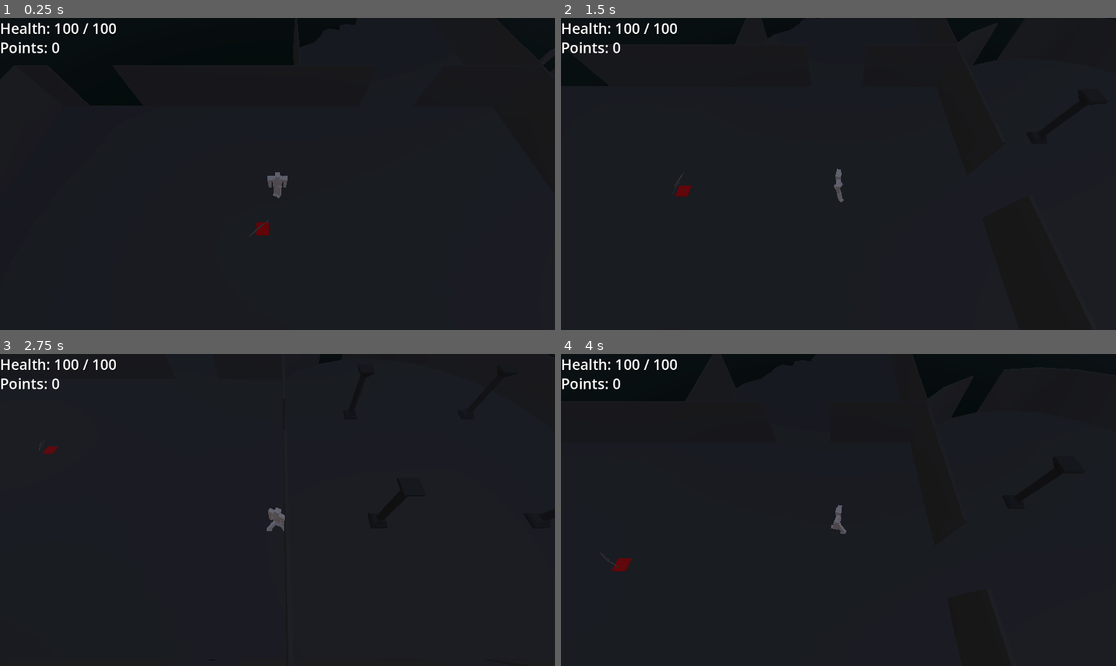
Above: before the commit, frames 1-4 (two rows, left to right).
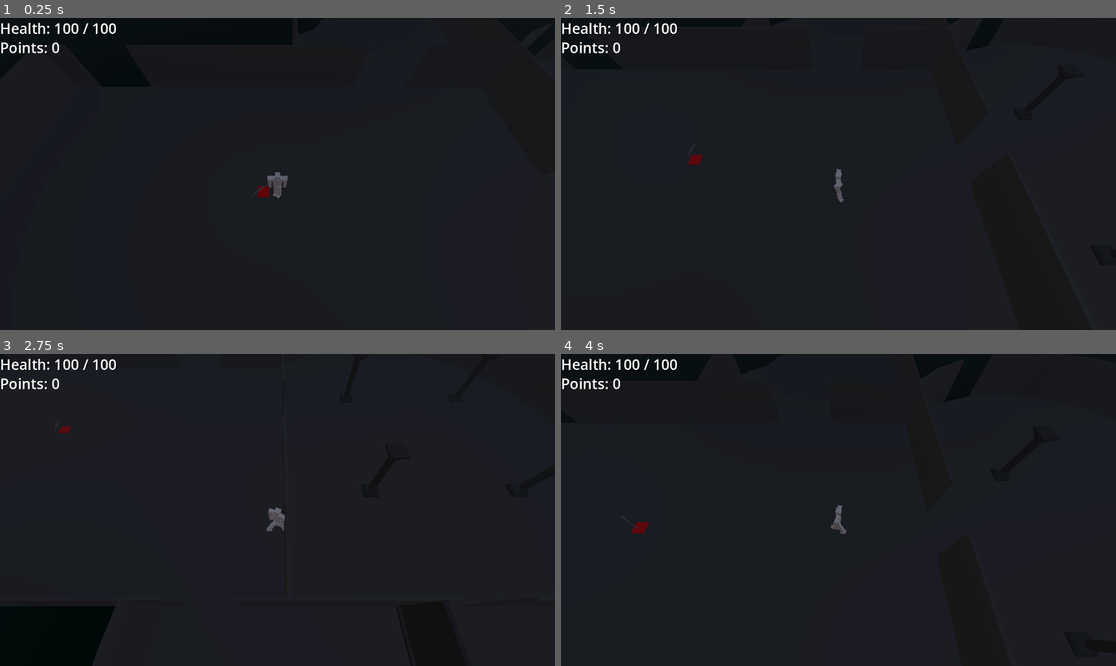
Above: after the commit, the same moments.

Repository: DunceHammer/outlaw-city-reborn-squared
Game: Godot game, scene res://Maps/NightOfTheUndead/MAP_NightOfTheUndead.tscn
The game is run twice, just before and just after one commit, with the same random seed, the same clock (stepped at 60 frames per second) and the same inputs.
Inputs (mouse positions are in pixels of both pictures, inside the frame that each line leads up to):
- Up to frame 1 (0.25 s): no input
- Up to frame 2 (1.5 s): tap Enter at 0.5 s; move the mouse to (960, 158) at 0.52 s; hold D 0.53-1.28 s; hold E 0.53-1.28 s; click (960, 158) at 0.67 s; move the mouse to (727, 189) at 1.27 s; hold S from 1.28 s (still down); tap E at 1.35 s
- Up to frame 3 (2.75 s): move the mouse to (333, 441) at 2.02 s; release S at 2.03 s; hold D from 2.03 s (still down); hold E from 2.03 s (still down)
- Up to frame 4 (4 s): move the mouse to (810, 572) at 2.77 s; release D at 2.78 s; release E at 2.78 s; hold W 2.78-3.53 s; tap E at 2.85 s; click (810, 572) at 2.92 s; move the mouse to (1005, 556) at 3.52 s; hold A from 3.53 s (still down); hold E from 3.53 s (still down)

The runs differ from the first frame. In frame 1, 0.2% of the frame differs, in the area x 45-49%, y 53-70%; in frame 2, 0.1%; in frame 3, 2.0%, in the area x 0-39%, y 22-100%; in frame 4, 0.2%.

Commit message:
DHR-9 Enemies spawning at random

Diff:
--- a/Maps/NightOfTheUndead/MAP_NightOfTheUndead.tscn
+++ b/Maps/NightOfTheUndead/MAP_NightOfTheUndead.tscn
@@ -10,6 +10,7 @@
 [ext_resource type="PackedScene" uid="uid://ykj5wtgsgpqm" path="res://Scenes/UI_DevelopmentHud/UI_DevelopmentHud.tscn" id="8_2ptce"]
 [ext_resource type="CompressedTexture3D" uid="uid://d34ub26m3bb5" path="res://Maps/NightOfTheUndead/Assets/TEX_FogMask.png" id="9_bnxql"]
 [ext_resource type="CompressedTexture3D" uid="uid://4k1vtixdhp4c" path="res://Maps/NightOfTheUndead/Assets/TEX_FogMaskInverted.png" id="9_wcsqs"]
+[ext_resource type="Script" path="res://Maps/NightOfTheUndead/Enemies.gd" id="11_h3ply"]
 
 [sub_resource type="ProceduralSkyMaterial" id="ProceduralSkyMaterial_ykafg"]
 sky_top_color = Color(0.0862745, 0.0980392, 0.172549, 1)
@@ -66,7 +67,7 @@
 transform = Transform3D(-4.80825e-08, 0, 1.1, 0, 1.1, 0, -1.1, 0, -4.80825e-08, -0.437709, 0, 0.0868774)
 
 [node name="PlayerCharacter" parent="." instance=ExtResource("2_y35rs")]
-transform = Transform3D(1, 0, 0, 0, 1, 0, 0, 0, 1, -0.344985, -0.255912, 5.45624)
+transform = Transform3D(1, 0, 0, 0, 1, 0, 0, 0, 1, -0.344985, -0.255912, 2.2311)
 
 [node name="WeaponPickup" parent="." instance=ExtResource("3_cg45j")]
 transform = Transform3D(1, 0, 0, 0, 1, 0, 0, 0, 1, 0.851124, -0.255916, 2.53156)
@@ -139,3 +140,11 @@
 transform = Transform3D(-4.37114e-08, 1, -4.37114e-08, 0, -4.37114e-08, -1, -1, -4.37114e-08, 1.91069e-15, -16.1728, -0.31871, -1.80531)
 size = Vector3(190, 190, 46.88)
 material = SubResource("FogMaterial_rwgp7")
+
+[node name="Node3D" type="Node3D" parent="."]
+script = ExtResource("11_h3ply")
+
+[node name="EnemySpawnTimer" type="Timer" parent="."]
+wait_time = 3.0
+
+[connection signal="timeout" from="EnemySpawnTimer" to="Node3D" method="_on_enemy_spawn_timer_timeout"]
--- a/Prefabs/TrainingDummy/TrainingDummy.gd
+++ b/Prefabs/TrainingDummy/TrainingDummy.gd
@@ -1,6 +1,6 @@
 extends CharacterBody3D
 
-const PLAYER_PATH = "../PlayerCharacter"
+const PLAYER_PATH = "../../PlayerCharacter"
 const ENEMY_SPEED = 3
 const ENEMY_ATTACK_WAIT_TIME = 2
 const ENEMY_DAMAGE = 25
Not shown: 1 places in Maps/NightOfTheUndead/MAP_NightOfTheUndead.tscn that only renumber resources
